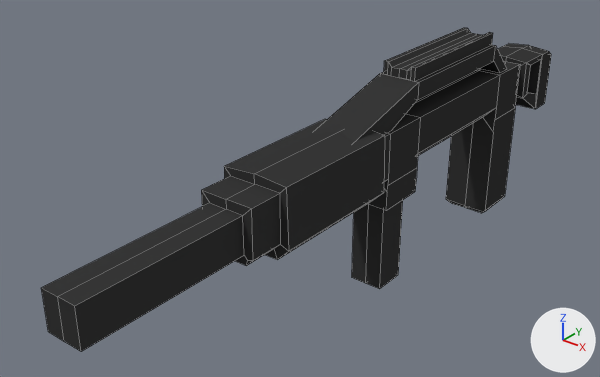
Renders of the Blender file Models/M4.blend from each side of a commit.
One viewpoint serves both versions: a camera (50 mm lens) standing at (0.461, -0.97, 0.528) and looking at (-0.064, -0.314, 0.121). Arrows for +X, +Y and +Z are at lower right; the lights stay in place. Mesh edges are drawn as thin lines.
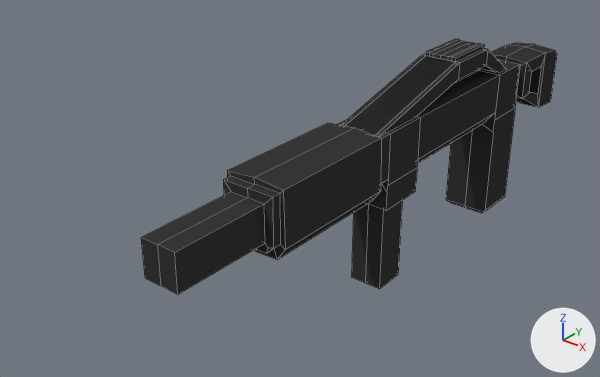
Where the change shows, as pixel boxes (x1, y1, x2, y2) in the pictures (600 x 377 px; the box of a moved part takes in the faces that stretch with it):
'Mesh', reshaped (18% narrower, 21% shorter)
    before: (41, 28, 551, 351)
    after: (141, 39, 557, 294)
part 1 of me_mesh, moved or reshaped
    before: (384, 28, 493, 81)
    after: (426, 39, 485, 62)
part 2 of me_mesh, moved or reshaped
    before: (41, 44, 551, 351)
    after: (141, 43, 557, 294)

What changed in the scene script:
```text
Change me_mesh:
    used by ob_mesh; location = (0.0, 0.0, 0.0); rotation_euler = (1.571, 0.0, 0.0), in degrees (90, 0, 0)
    remove me_mesh.from_pydata(...)  # 143 vertices, 107 faces; spans x -0.025..0.04, y 0.0..0.255, z -0.14..0.679
    add me_mesh.from_pydata(...)  # 143 vertices, 107 faces; spans x -0.025..0.036, y 0.0..0.245, z -0.162..0.58
    me_mesh part 1: the loose piece of 16 vertices spanning x 0.0..0.02, y 0.24..0.255, z 0.04..0.22 is scaled about its middle by (1, 0.348, 0.389), then moved by (0.0, -0.005, -0.035)
    me_mesh part 2: 60 of 143 vertices moved; they spanned x -0.025..0.04, y 0.117..0.24, z -0.14..0.679 and now span x -0.025..0.036, y 0.114..0.24, z -0.162..0.58; mean shift (-0.001, -0.002, -0.024); largest move (0.02, 0.15, 0.679) -> (0.02, 0.15, 0.58)
```
